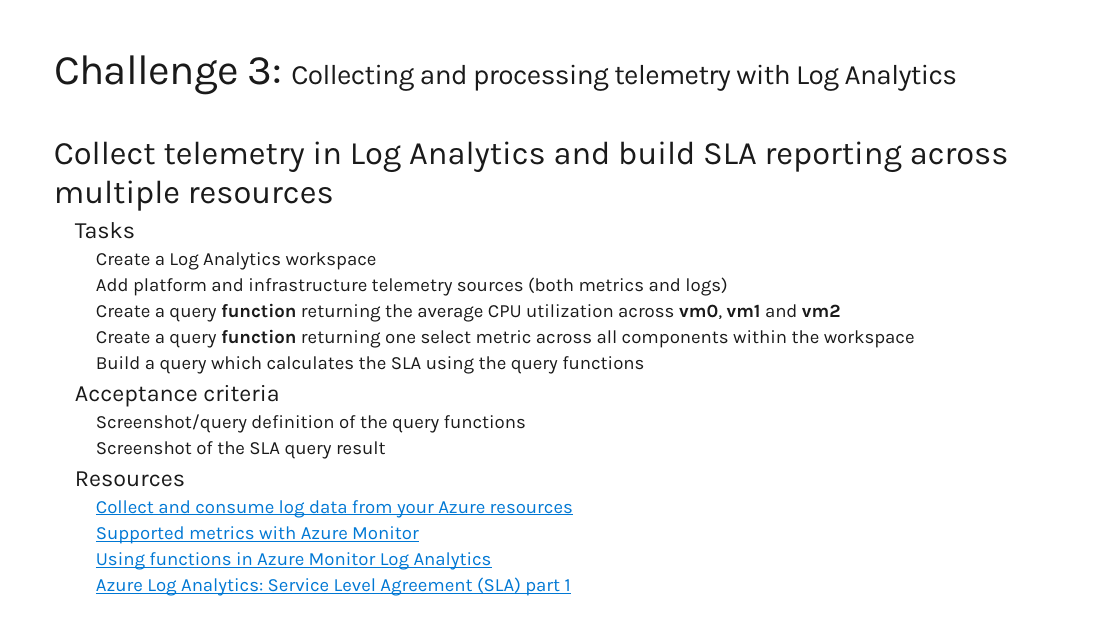
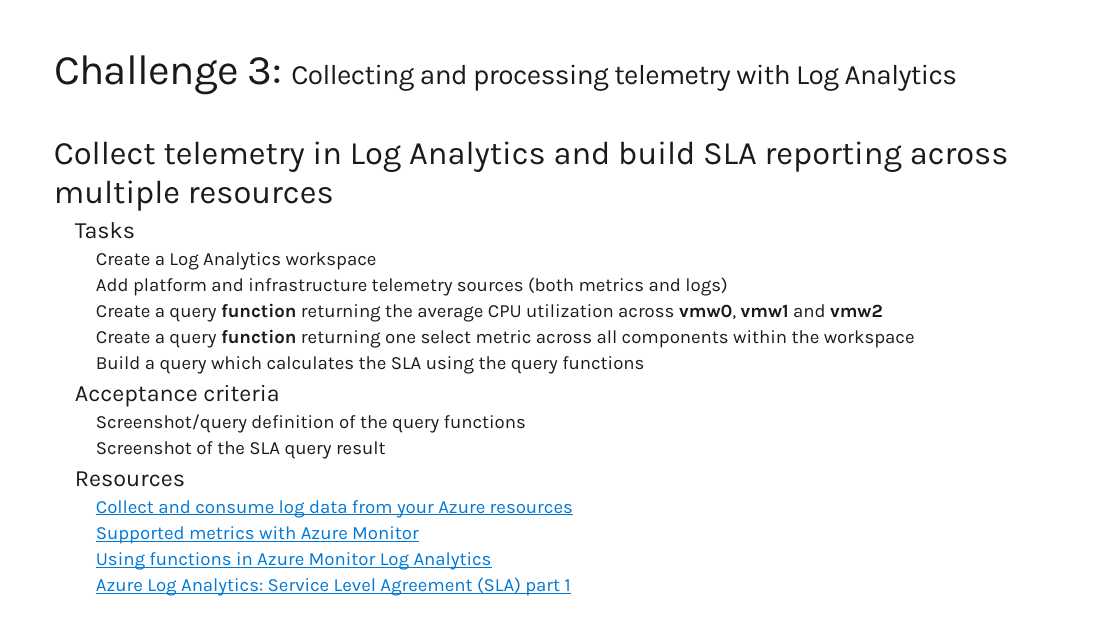
Before and after one commit to peterschen/blog, a slide deck: slide 6 of samples/monitoring-hackathon/Guide.pptx. Drawn at 1120x630 pixels with LibreOffice and Linux fonts; fonts in the diff are those of the drawing; background and template pictures are left out. Boxes give left, top, right and bottom in pixels: in the first picture for what was removed or moved away, otherwise in the second. Text is boxed around its words. In the diff, an @@ line names an element or a change of style, - is before the commit and + after.

```diff
--- a/samples/monitoring-hackathon/Guide.pptx
+++ b/samples/monitoring-hackathon/Guide.pptx
@@ text at [96,304,883,322]: text changed @@
-    Create a query function returning the average CPU utilization across vm0, vm1 and vm2
+    Create a query function returning the average CPU utilization across vmw0, vmw1 and vmw2
```
Also in this commit, not shown: 1 other slide changed, 1 other file.
